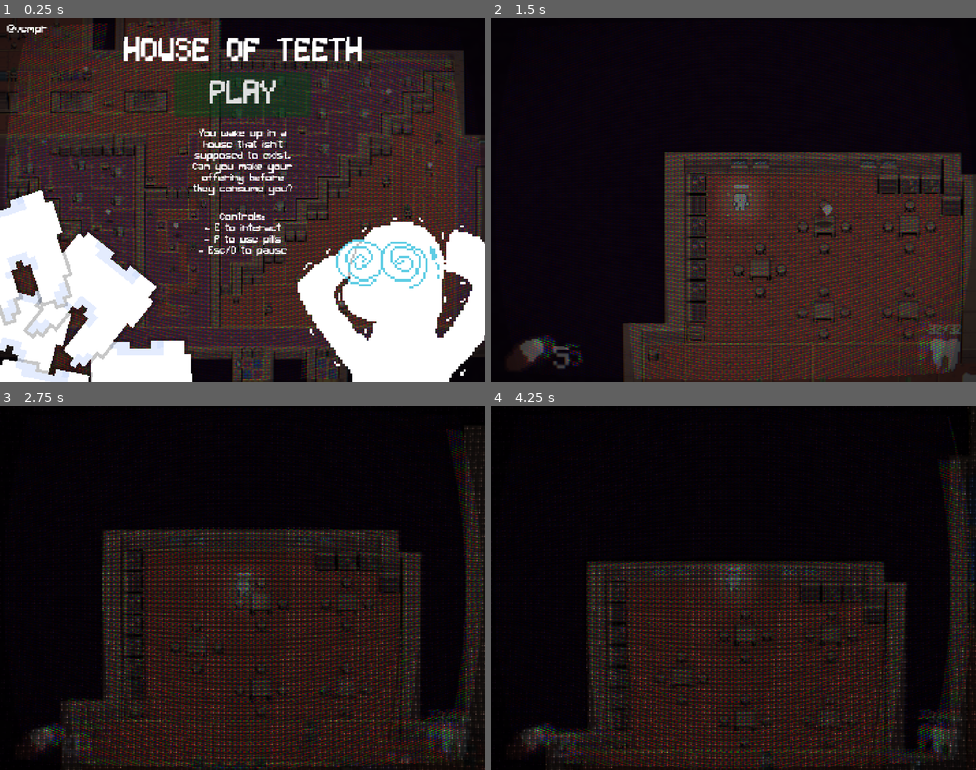
Above: before the commit, frames 1-4 (two rows, left to right).
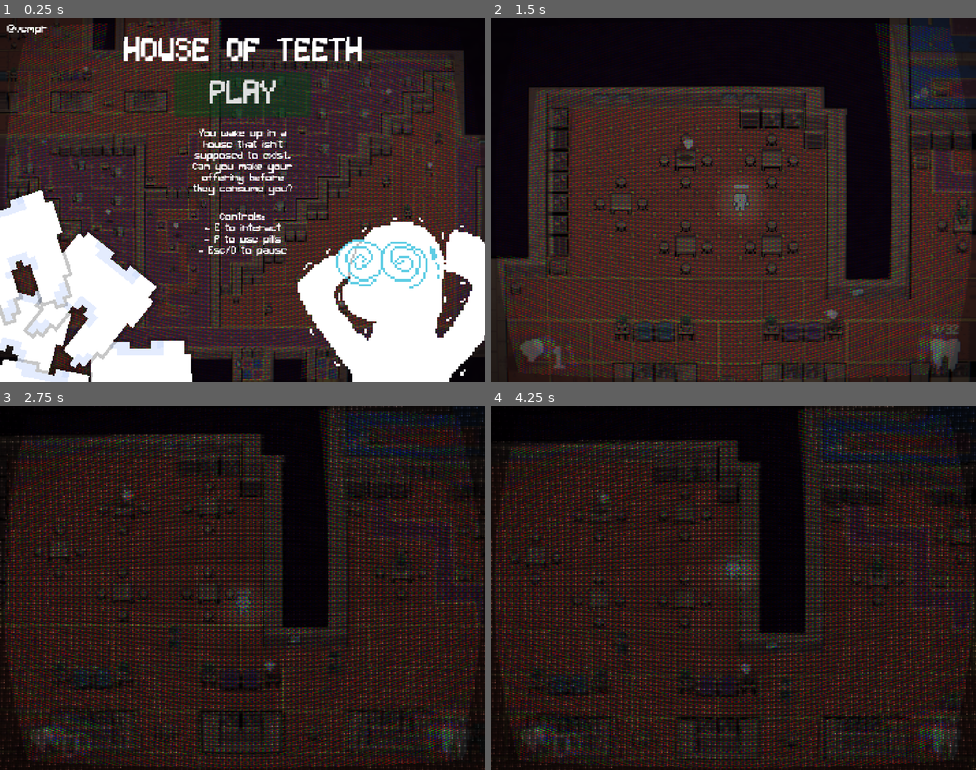
Above: after the commit, the same moments.

Repository: vempr/house-of-teeth
Game: Godot game, scene res://scenes/game.tscn
Two runs of this game, one before a commit and one after it. Both use one fixed random seed, a clock stepped at 60 frames per second and the inputs below.
Inputs (mouse positions are in pixels of both pictures, inside the frame that each line leads up to):
- Up to frame 1 (0.25 s): no input
- Up to frame 2 (1.5 s): click "PLAY" at 0.5 s; tap Enter at 1.25 s; move the mouse to (840, 181) at 1.27 s; hold D (move_right) from 1.28 s (still down); tap E (offer) at 1.35 s
- Up to frame 3 (2.75 s): tap P (use_pill) at 1.55, 2.1 s; move the mouse to (145, 606) at 2.02 s; release D (move_right) at 2.03 s; hold S (move_down) from 2.03 s (still down); tap E (offer) at 2.3 s
- Up to frame 4 (4.25 s): move the mouse to (782, 507) at 2.77 s; release S (move_down) at 2.78 s; hold D (move_right) 2.78-3.53 s; tap E (offer) at 2.85, 3.8 s; tap P (use_pill) at 3.05, 3.6 s; move the mouse to (709, 660) at 3.52 s; hold W (move_up) from 3.53 s (still down)

The runs differ from the first frame. In frame 2, 46% of the frame differs, in the area x 0-100%, y 0-100%; in frame 3, 39%; in frame 4, 42%.

Commit message:
added sfx & polished everything for final update

Diff:
--- a/scenes/game.tscn
+++ b/scenes/game.tscn
@@ -1,20 +1,31 @@
-[gd_scene load_steps=30 format=4 uid="uid://dxfu854duwa3o"]
+[gd_scene load_steps=41 format=4 uid="uid://dxfu854duwa3o"]
 
 [ext_resource type="Script" uid="uid://cmne6wlc863bf" path="res://scripts/game.gd" id="1_uwrxv"]
 [ext_resource type="Texture2D" uid="uid://c7ck1oe8vov4d" path="res://assets/house/4 BigSet.png" id="2_yqjtg"]
 [ext_resource type="PackedScene" uid="uid://bkhddelw6cfto" path="res://scenes/mm_canvas_layer.tscn" id="3_5newe"]
 [ext_resource type="Script" uid="uid://c6y10wr1kbbpr" path="res://scripts/main_menu.gd" id="3_37s47"]
 [ext_resource type="PackedScene" uid="uid://7jre5k5tbo8n" path="res://scenes/jumpscare.tscn" id="3_dinhu"]
+[ext_resource type="AudioStream" uid="uid://cqiq5gr3clpt1" path="res://sound/ding.mp3" id="3_js0lu"]
 [ext_resource type="PackedScene" uid="uid://bkdekqe5tujfx" path="res://scenes/hud.tscn" id="3_kvpfn"]
 [ext_resource type="PackedScene" uid="uid://miuv0twkkost" path="res://scenes/player.tscn" id="3_lnu2h"]
+[ext_resource type="AudioStream" uid="uid://gsqkm5ghfi03" path="res://sound/bone-shell.mp3" id="3_qouja"]
+[ext_resource type="AudioStream" uid="uid://8kppeadfo7jh" path="res://sound/bone.mp3" id="3_v2yb1"]
+[ext_resource type="AudioStream" uid="uid://b3frdcyq5d00b" path="res://sound/open-door.mp3" id="3_wljb1"]
 [ext_resource type="PackedScene" uid="uid://cq17o4x3ewrfe" path="res://scenes/chest.tscn" id="4_lbhrr"]
+[ext_resource type="AudioStream" uid="uid://wh3w27x5wqwy" path="res://sound/bone-snap.mp3" id="4_wljb1"]
 [ext_resource type="PackedScene" uid="uid://cl11st8cxdsq3" path="res://scenes/pause_menu.tscn" id="5_bt5mj"]
 [ext_resource type="PackedScene" uid="uid://bapm6iyiqj0om" path="res://scenes/pill.tscn" id="5_iywne"]
+[ext_resource type="AudioStream" uid="uid://dfefb4ju53av3" path="res://sound/distorted-sound.mp3" id="6_js0lu"]
 [ext_resource type="Shader" uid="uid://bku1ttlbl4krw" path="res://shaders/crt.gdshader" id="6_p57ef"]
 [ext_resource type="Script" uid="uid://doxn6tui2je14" path="res://scripts/overlay.gd" id="6_u5sy4"]
+[ext_resource type="AudioStream" uid="uid://ddtwyhusg2g1a" path="res://sound/chest-opening.mp3" id="6_v2yb1"]
+[ext_resource type="AudioStream" uid="uid://dy6vcrb1l45m1" path="res://sound/hitting-snow.mp3" id="7_gxtfn"]
 [ext_resource type="PackedScene" uid="uid://dk08oh85hmylx" path="res://scenes/door.tscn" id="7_vtaks"]
 [ext_resource type="Shader" uid="uid://fgcrkyjwhmji" path="res://shaders/desaturate.gdshader" id="8_gee14"]
+[ext_resource type="AudioStream" uid="uid://bptw86p6d5pgn" path="res://sound/monster-bite.mp3" id="8_twgab"]
 [ext_resource type="PackedScene" uid="uid://co3iptt2fce3t" path="res://scenes/monster.tscn" id="9_0tnpc"]
+[ext_resource type="AudioStream" uid="uid://vwjetf7uhd3d" path="res://sound/opening-pill-bottle.mp3" id="9_02fa5"]
+[ext_resource type="AudioStream" uid="uid://dar65k1dq40l5" path="res://sound/walk.mp3" id="10_nepv3"]
 [ext_resource type="Script" uid="uid://bvnafwkaqtcwo" path="res://scripts/exit_doors.gd" id="10_ssvqc"]
 [ext_resource type="Script" uid="uid://dy6yvrri3xqem" path="res://scripts/chests.gd" id="11_ssvqc"]
 [ext_resource type="Script" uid="uid://df7edu2072td0" path="res://scripts/monsters.gd" id="12_ir15t"]
@@ -354,6 +365,61 @@
 material = SubResource("ShaderMaterial_gee14")
 script = ExtResource("1_uwrxv")
 
+[node name="SFX" type="Node" parent="."]
+
+[node name="Ding" type="AudioStreamPlayer" parent="SFX"]
+unique_name_in_owner = true
+stream = ExtResource("3_js0lu")
+volume_db = -10.0
+
+[node name="Bone" type="AudioStreamPlayer" parent="SFX"]
+unique_name_in_owner = true
+stream = ExtResource("3_v2yb1")
+
+[node name="OpenDoor" type="AudioStreamPlayer" parent="SFX"]
+unique_name_in_owner = true
+stream = ExtResource("3_wljb1")
+
+[node name="BoneShell" type="AudioStreamPlayer" parent="SFX"]
+unique_name_in_owner = true
+stream = ExtResource("3_qouja")
+
+[node name="BoneSnap" type="AudioStreamPlayer" parent="SFX"]
+unique_name_in_owner = true
+stream = ExtResource("4_wljb1")
+volume_db = 5.0
+
+[node name="Chest" type="AudioStreamPlayer" parent="SFX"]
+unique_name_in_owner = true
+stream = ExtResource("6_v2yb1")
+
+[node name="Distorted" type="AudioStreamPlayer" parent="SFX"]
+unique_name_in_owner = true
+stream = ExtResource("6_js0lu")
+volume_db = -20.0
+pitch_scale = 0.8
+
+[node name="Hit" type="AudioStreamPlayer" parent="SFX"]
+unique_name_in_owner = true
+stream = ExtResource("7_gxtfn")
+volume_db = -5.0
+
+[node name="Bite" type="AudioStreamPlayer" parent="SFX"]
+unique_name_in_owner = true
+stream = ExtResource("8_twgab")
+volume_db = 5.0
+pitch_scale = 1.2
+
+[node name="PillBottle" type="AudioStreamPlayer" parent="SFX"]
+unique_name_in_owner = true
+stream = ExtResource("9_02fa5")
+volume_db = 10.0
+
+[node name="Walk" type="AudioStreamPlayer" parent="SFX"]
+unique_name_in_owner = true
+stream = ExtResource("10_nepv3")
+volume_db = -15.0
+
 [node name="MainMenu" type="Node2D" parent="."]
 script = ExtResource("3_37s47")
 
@@ -437,7 +503,7 @@
 [node name="Player" parent="." instance=ExtResource("3_lnu2h")]
 unique_name_in_owner = true
 z_index = 1
-position = Vector2(583, 338)
+position = Vector2(996, 535)
 
 [node name="Objects" type="Node2D" parent="."]
 
--- a/scenes/monster.tscn
+++ b/scenes/monster.tscn
@@ -200,6 +200,7 @@
 wait_time = 0.8
 
 [node name="Areas" type="Node2D" parent="."]
+unique_name_in_owner = true
 
 [node name="AreaRight" type="Area2D" parent="Areas"]
 
--- a/scripts/GLOBAL.gd
+++ b/scripts/GLOBAL.gd
@@ -2,3 +2,13 @@
 
 var game_won := false
 var start_directly := false
+
+
+func _ready() -> void:
+	var mp = AudioStreamPlayer.new()
+	mp.process_mode = Node.PROCESS_MODE_ALWAYS
+	add_child(mp)
+	mp.stream = load("res://sound/Fifty Grand - Severed Arm.mp3")
+	mp.pitch_scale = 0.85
+	mp.volume_db = -30.0
+	mp.play()
--- a/scripts/chest.gd
+++ b/scripts/chest.gd
@@ -18,6 +18,7 @@
 func _process(_delta: float) -> void:
 	if opened == false:
 		if Input.is_action_just_pressed("open_chest") && in_open_zone:
+			%Chest.play()
 			%Player.play_open_chest_animation()
 
 			%ClosedSpriteShader.visible = false
@@ -30,6 +31,7 @@
 			if has_tooth:
 				%Tooth.visible = true
 				%AnimationPlayer.play("tooth")
+				%Bone.play()
 
 
 func _on_open_area_body_entered(body: Node2D) -> void:
--- a/scripts/door.gd
+++ b/scripts/door.gd
@@ -53,6 +53,7 @@
 		return
 
 	if Input.is_action_just_pressed("open_door") && can_open_door:
+		%OpenDoor.play()
 		is_open = !is_open
 		if is_open:
 			%CollisionShape.set_deferred("disabled", true)
--- a/scripts/game.gd
+++ b/scripts/game.gd
@@ -9,8 +9,8 @@
 
 var game_state := {
 	"health": 5,
-	"teeth": 32,
-	"pills": 5,
+	"teeth": 0,
+	"pills": 1,
 }
 var game_won := false
 
@@ -23,6 +23,9 @@
 
 func _process(_delta: float) -> void:
 	if Input.is_action_just_pressed("use_pill") && game_state.pills > 0 && game_state.health > 0 && !game_won:
+		%PillBottle.play()
+		%Distorted.play()
+
 		game_state.pills -= 1
 		update_hud.emit(game_state.teeth, game_state.pills)
 		pill_used.emit()
@@ -41,8 +44,12 @@
 
 
 func _on_pill_timer_timeout() -> void:
+	%Distorted.stop()
+
 	if !game_won:
 		pill_wore_off.emit()
+	else:
+		%CRT._on_game_pill_wore_off()
 
 
 func _on_monster_player_attacked() -> void:
@@ -52,6 +59,8 @@
 	flash()
 
 	game_state.health -= 1
+	%Hit.play()
+
 	if game_state.health == 0:
 		pill_used.emit() # reveal monster(s) that player died to
 		%Monsters.process_mode = Node.PROCESS_MODE_DISABLED
@@ -74,6 +83,7 @@
 	if game_state.teeth < 32:
 		return
 
+	%BoneShell.play()
 	game_won = true
 	player_won.emit()
 
--- a/scripts/hud.gd
+++ b/scripts/hud.gd
@@ -23,6 +23,7 @@
 
 	%Teeth.text = str(teeth) + "/32"
 	$Pills.text = str(pills)
+	%OfferIncomplete.text = "You need " + str(32 - teeth) + " more teeth to complete the offering."
 
 
 func _on_areas_offer(there: bool) -> void:
--- a/scripts/jumpscare.gd
+++ b/scripts/jumpscare.gd
@@ -24,6 +24,9 @@
 
 
 func _on_delay_timer_timeout() -> void:
+	%Distorted.stop()
+	%Bite.play(0.2)
+	%BoneSnap.play(0.2)
 	visible = true
 	%Desaturate.visible = false
 	%AnimatedSprite.play(anim_names[i])
--- a/scripts/monster.gd
+++ b/scripts/monster.gd
@@ -107,6 +107,7 @@
 	is_moving = false
 	%AnimatedSprite.stop()
 	%AttackTimer.stop()
+	%Areas.process_mode = Node.PROCESS_MODE_DISABLED
 
 
 func die() -> void:
--- a/scripts/monsters.gd
+++ b/scripts/monsters.gd
@@ -21,6 +21,12 @@
 	for monster in monsters:
 		if monster.name != "Random":
 			monster.die()
+		monster.process_mode = Node.PROCESS_MODE_DISABLED
+
+	%Hit.volume_db = 5.0
+	%Hit.play()
+	%Hit.volume_db = -5.0
+	%BoneSnap.play(0.2)
 
 	z_index = -1
 	monsters_died.emit()
--- a/scripts/offering_teeth.gd
+++ b/scripts/offering_teeth.gd
@@ -16,6 +16,7 @@
 func _on_offering_teeth_timer_timeout() -> void:
 	if t_i >= 32:
 		%OfferingTeethTimer.stop()
+		%BoneShell.stop()
 		return
 
 	var tween = create_tween()
--- a/scripts/pill.gd
+++ b/scripts/pill.gd
@@ -28,6 +28,7 @@
 func _process(_delta: float) -> void:
 	if picked_up == false:
 		if Input.is_action_just_pressed("pick_up") && can_be_picked_up:
+			%Ding.play()
 			picked_up = true
 			picked_up_pill.emit()
 
--- a/scripts/player.gd
+++ b/scripts/player.gd
@@ -22,6 +22,7 @@
 
 func _physics_process(delta: float) -> void:
 	if is_dead || !can_move:
+		%Walk.stop()
 		return
 
 	var direction := Input.get_vector("move_left", "move_right", "move_up", "move_down")
@@ -35,6 +36,11 @@
 
 	velocity = current_velocity
 	move_and_slide()
+
+	if direction != Vector2.ZERO && !%Walk.playing:
+		%Walk.play()
+	elif direction == Vector2.ZERO && %Walk.playing:
+		%Walk.stop()
 
 	if is_playing_hurt_anim:
 		return
Binary file added: readme/week-9-1.jpg
Not shown, added: readme/week-9-1.jpg.import
Binary file added: readme/week-9-2.jpg
Not shown, added: readme/week-9-2.jpg.import
Binary file added: readme/week-9-3.jpg
Not shown, added: readme/week-9-3.jpg.import
Binary file added: readme/week-9-4.jpg
Not shown, added: readme/week-9-4.jpg.import
Not shown, added: sound/Fifty Grand - Severed Arm.mp3.import
Not shown, added: sound/bone-shell.mp3.import
Not shown, added: sound/bone-snap.mp3.import
Not shown, added: sound/bone.mp3.import
(and 20 more such lines)
